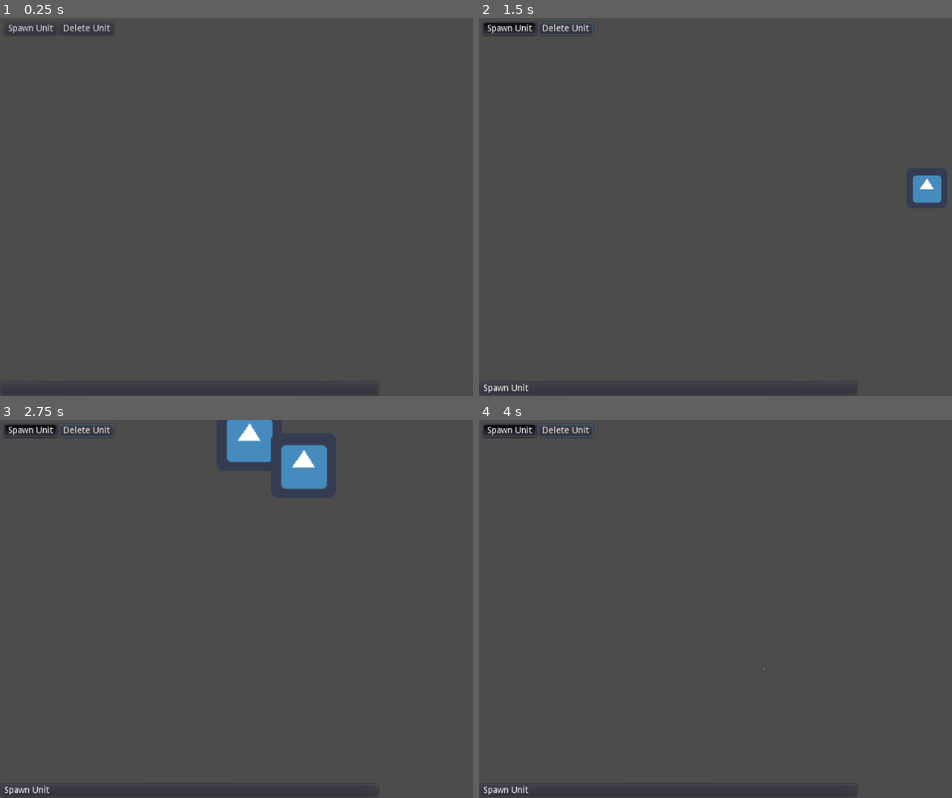
Above: before the commit, frames 1-4 (two rows, left to right).
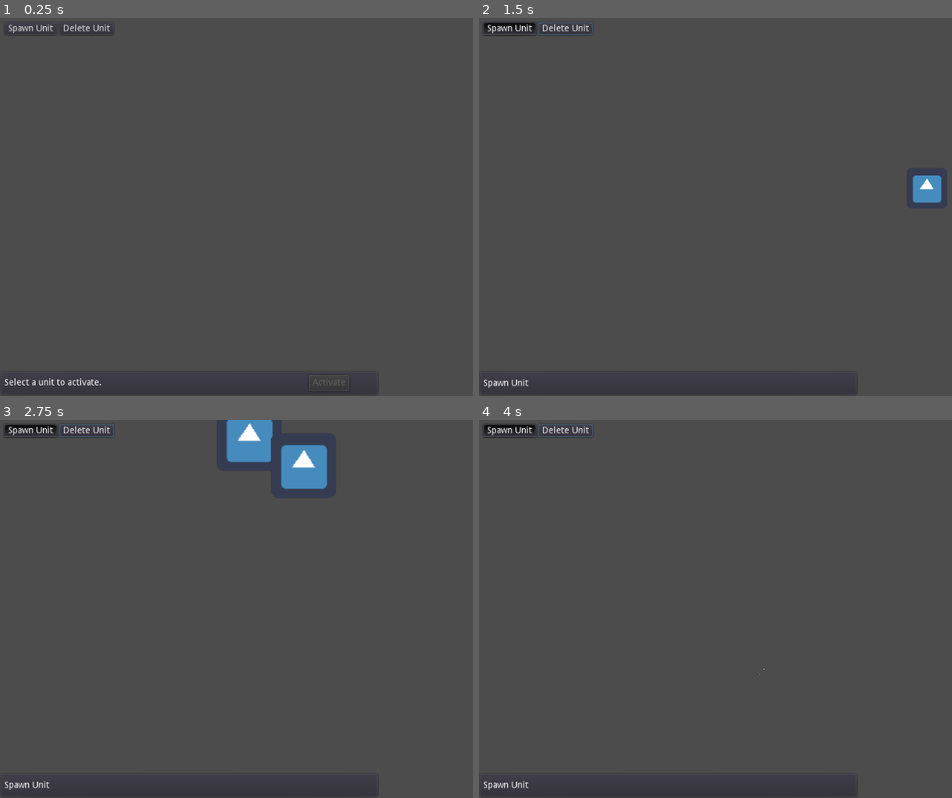
Above: after the commit, the same moments.

Repository: mwerezak/godot-heavy-gear
Game: Godot game, scene res://scripts/MainMap.tscn
The game is run twice, just before and just after one commit, with the same random seed, the same clock (stepped at 60 frames per second) and the same inputs. The engine's default icon, where the game draws it, is replaced by a stand-in: a white triangle on a blue panel in a dark square.
Inputs (mouse positions are in pixels of both pictures, inside the frame that each line leads up to):
- Up to frame 1 (0.25 s): no input
- Up to frame 2 (1.5 s): click "Spawn Unit" at 0.5 s; tap Enter at 1.25 s; move the mouse to (942, 188) at 1.27 s; press the mouse at (942, 188) at 1.28 s; hold Right (view_pan_right) from 1.28 s (still down)
- Up to frame 3 (2.75 s): move the mouse to (335, 590) at 2.02 s; release Right (view_pan_right) at 2.03 s; release the mouse at (335, 590) at 2.03 s; hold Down (view_pan_down) from 2.03 s (still down); tap Mouse wheel up (view_zoom_in) at 2.1 s; click (335, 590) at 2.17 s
- Up to frame 4 (4 s): move the mouse to (781, 465) at 2.77 s; release Down (view_pan_down) at 2.78 s; hold Right (view_pan_right) 2.78-3.53 s; hold Mouse wheel down (view_zoom_out) 2.78-3.53 s; click (781, 465) at 2.92 s; move the mouse to (781, 601) at 3.52 s; hold W (view_pan_up) from 3.53 s (still down); click (781, 601) at 3.6 s

The runs differ from the first frame. In frame 1, 0.2% of the frame differs, in the area x 1-75%, y 94-98%; in frame 2, 0.2%; in frame 3, 0.2%; in frame 4, 0.2%.

Commit message:
Development

Diff:
--- /dev/null
+++ b/game/scripts/GUI/MessageBoxStyle.tres
@@ -0,0 +1,30 @@
+[gd_resource type="StyleBoxFlat" format=2]
+
+[resource]
+
+content_margin_left = 3.0
+content_margin_right = 3.0
+content_margin_top = 3.0
+content_margin_bottom = 3.0
+bg_color = Color( 0.188235, 0.188235, 0.188235, 0.188235 )
+draw_center = true
+border_width_left = 3
+border_width_top = 3
+border_width_right = 3
+border_width_bottom = 3
+border_color = Color( 0.8, 0.8, 0.8, 0 )
+border_blend = true
+corner_radius_top_left = 0
+corner_radius_top_right = 0
+corner_radius_bottom_right = 0
+corner_radius_bottom_left = 0
+corner_detail = 8
+expand_margin_left = 0.0
+expand_margin_right = 0.0
+expand_margin_top = 0.0
+expand_margin_bottom = 0.0
+shadow_color = Color( 0, 0, 0, 0.6 )
+shadow_size = 0
+anti_aliasing = true
+anti_aliasing_size = 1
+_sections_unfolded = [ "Border", "Border Width", "Content Margin" ]
--- /dev/null
+++ b/game/scripts/GUI/MessagePanel.tscn
@@ -0,0 +1,378 @@
+[gd_scene load_steps=2 format=2]
+
+[ext_resource path="res://scripts/GUI/MessageBoxStyle.tres" type="StyleBox" id=1]
+
+[node name="MessagePanel" type="PanelContainer" index="0"]
+
+anchor_left = 0.0
+anchor_top = 0.0
+anchor_right = 0.0
+anchor_bottom = 0.0
+margin_right = 425.0
+margin_bottom = 175.0
+rect_pivot_offset = Vector2( 0, 0 )
+rect_clip_content = false
+mouse_filter = 0
+mouse_default_cursor_shape = 0
+size_flags_horizontal = 1
+size_flags_vertical = 1
+custom_styles/panel = ExtResource( 1 )
+_sections_unfolded = [ "custom_styles" ]
+
+[node name="ScrollContainer" type="ScrollContainer" parent="." index="0"]
+
+anchor_left = 0.0
+anchor_top = 0.0
+anchor_right = 0.0
+anchor_bottom = 0.0
+margin_left = 3.0
+margin_top = 3.0
+margin_right = 422.0
+margin_bottom = 172.0
+rect_pivot_offset = Vector2( 0, 0 )
+rect_clip_content = true
+mouse_filter = 0
+mouse_default_cursor_shape = 0
+size_flags_horizontal = 3
+size_flags_vertical = 3
+scroll_horizontal_enabled = true
+scroll_horizontal = 0
+scroll_vertical_enabled = true
+scroll_vertical = 0
+_sections_unfolded = [ "Margin", "Size Flags" ]
+
+[node name="VBoxContainer" type="VBoxContainer" parent="ScrollContainer" index="0"]
+
+anchor_left = 0.0
+anchor_top = 0.0
+anchor_right = 0.0
+anchor_bottom = 0.0
+margin_right = 407.0
+margin_bottom = 284.0
+rect_pivot_offset = Vector2( 0, 0 )
+rect_clip_content = false
+mouse_filter = 1
+mouse_default_cursor_shape = 0
+size_flags_horizontal = 3
+size_flags_vertical = 3
+alignment = 0
+_sections_unfolded = [ "Margin", "Size Flags" ]
+
+[node name="Label" type="Label" parent="ScrollContainer/VBoxContainer" index="0"]
+
+anchor_left = 0.0
+anchor_top = 0.0
+anchor_right = 0.0
+anchor_bottom = 0.0
+margin_right = 407.0
+margin_bottom = 14.0
+rect_pivot_offset = Vector2( 0, 0 )
+rect_clip_content = false
+mouse_filter = 2
+mouse_default_cursor_shape = 0
+size_flags_horizontal = 1
+size_flags_vertical = 4
+text = "This is a test message."
+percent_visible = 1.0
+lines_skipped = 0
+max_lines_visible = -1
+
+[node name="Label2" type="Label" parent="ScrollContainer/VBoxContainer" index="1"]
+
+anchor_left = 0.0
+anchor_top = 0.0
+anchor_right = 0.0
+anchor_bottom = 0.0
+margin_top = 18.0
+margin_right = 407.0
+margin_bottom = 32.0
+rect_pivot_offset = Vector2( 0, 0 )
+rect_clip_content = false
+mouse_filter = 2
+mouse_default_cursor_shape = 0
+size_flags_horizontal = 1
+size_flags_vertical = 4
+text = "This is a test message."
+percent_visible = 1.0
+lines_skipped = 0
+max_lines_visible = -1
+
+[node name="Label3" type="Label" parent="ScrollContainer/VBoxContainer" index="2"]
+
+anchor_left = 0.0
+anchor_top = 0.0
+anchor_right = 0.0
+anchor_bottom = 0.0
+margin_top = 36.0
+margin_right = 407.0
+margin_bottom = 50.0
+rect_pivot_offset = Vector2( 0, 0 )
+rect_clip_content = false
+mouse_filter = 2
+mouse_default_cursor_shape = 0
+size_flags_horizontal = 1
+size_flags_vertical = 4
+text = "This is a test message."
+percent_visible = 1.0
+lines_skipped = 0
+max_lines_visible = -1
+
+[node name="Label4" type="Label" parent="ScrollContainer/VBoxContainer" index="3"]
+
+anchor_left = 0.0
+anchor_top = 0.0
+anchor_right = 0.0
+anchor_bottom = 0.0
+margin_top = 54.0
+margin_right = 407.0
+margin_bottom = 68.0
+rect_pivot_offset = Vector2( 0, 0 )
+rect_clip_content = false
+mouse_filter = 2
+mouse_default_cursor_shape = 0
+size_flags_horizontal = 1
+size_flags_vertical = 4
+text = "This is a test message."
+percent_visible = 1.0
+lines_skipped = 0
+max_lines_visible = -1
+
+[node name="Label5" type="Label" parent="ScrollContainer/VBoxContainer" index="4"]
+
+anchor_left = 0.0
+anchor_top = 0.0
+anchor_right = 0.0
+anchor_bottom = 0.0
+margin_top = 72.0
+margin_right = 407.0
+margin_bottom = 86.0
+rect_pivot_offset = Vector2( 0, 0 )
+rect_clip_content = false
+mouse_filter = 2
+mouse_default_cursor_shape = 0
+size_flags_horizontal = 1
+size_flags_vertical = 4
+text = "This is a test message."
+percent_visible = 1.0
+lines_skipped = 0
+max_lines_visible = -1
+
+[node name="Label6" type="Label" parent="ScrollContainer/VBoxContainer" index="5"]
+
+anchor_left = 0.0
+anchor_top = 0.0
+anchor_right = 0.0
+anchor_bottom = 0.0
+margin_top = 90.0
+margin_right = 407.0
+margin_bottom = 104.0
+rect_pivot_offset = Vector2( 0, 0 )
+rect_clip_content = false
+mouse_filter = 2
+mouse_default_cursor_shape = 0
+size_flags_horizontal = 1
+size_flags_vertical = 4
+text = "This is a test message."
+percent_visible = 1.0
+lines_skipped = 0
+max_lines_visible = -1
+
+[node name="Label7" type="Label" parent="ScrollContainer/VBoxContainer" index="6"]
+
+anchor_left = 0.0
+anchor_top = 0.0
+anchor_right = 0.0
+anchor_bottom = 0.0
+margin_top = 108.0
+margin_right = 407.0
+margin_bottom = 122.0
+rect_pivot_offset = Vector2( 0, 0 )
+rect_clip_content = false
+mouse_filter = 2
+mouse_default_cursor_shape = 0
+size_flags_horizontal = 1
+size_flags_vertical = 4
+text = "This is a test message."
+percent_visible = 1.0
+lines_skipped = 0
+max_lines_visible = -1
+
+[node name="Label8" type="Label" parent="ScrollContainer/VBoxContainer" index="7"]
+
+anchor_left = 0.0
+anchor_top = 0.0
+anchor_right = 0.0
+anchor_bottom = 0.0
+margin_top = 126.0
+margin_right = 407.0
+margin_bottom = 140.0
+rect_pivot_offset = Vector2( 0, 0 )
+rect_clip_content = false
+mouse_filter = 2
+mouse_default_cursor_shape = 0
+size_flags_horizontal = 1
+size_flags_vertical = 4
+text = "This is a test message."
+percent_visible = 1.0
+lines_skipped = 0
+max_lines_visible = -1
+
+[node name="Label9" type="Label" parent="ScrollContainer/VBoxContainer" index="8"]
+
+anchor_left = 0.0
+anchor_top = 0.0
+anchor_right = 0.0
+anchor_bottom = 0.0
+margin_top = 144.0
+margin_right = 407.0
+margin_bottom = 158.0
+rect_pivot_offset = Vector2( 0, 0 )
+rect_clip_content = false
+mouse_filter = 2
+mouse_default_cursor_shape = 0
+size_flags_horizontal = 1
+size_flags_vertical = 4
+text = "This is a test message."
+percent_visible = 1.0
+lines_skipped = 0
+max_lines_visible = -1
+
+[node name="Label10" type="Label" parent="ScrollContainer/VBoxContainer" index="9"]
+
+anchor_left = 0.0
+anchor_top = 0.0
+anchor_right = 0.0
+anchor_bottom = 0.0
+margin_top = 162.0
+margin_right = 407.0
+margin_bottom = 176.0
+rect_pivot_offset = Vector2( 0, 0 )
+rect_clip_content = false
+mouse_filter = 2
+mouse_default_cursor_shape = 0
+size_flags_horizontal = 1
+size_flags_vertical = 4
+text = "This is a test message."
+percent_visible = 1.0
+lines_skipped = 0
+max_lines_visible = -1
+
+[node name="Label11" type="Label" parent="ScrollContainer/VBoxContainer" index="10"]
+
+anchor_left = 0.0
+anchor_top = 0.0
+anchor_right = 0.0
+anchor_bottom = 0.0
+margin_top = 180.0
+margin_right = 407.0
+margin_bottom = 194.0
+rect_pivot_offset = Vector2( 0, 0 )
+rect_clip_content = false
+mouse_filter = 2
+mouse_default_cursor_shape = 0
+size_flags_horizontal = 1
+size_flags_vertical = 4
+text = "This is a test message."
+percent_visible = 1.0
+lines_skipped = 0
+max_lines_visible = -1
+
+[node name="Label12" type="Label" parent="ScrollContainer/VBoxContainer" index="11"]
+
+anchor_left = 0.0
+anchor_top = 0.0
+anchor_right = 0.0
+anchor_bottom = 0.0
+margin_top = 198.0
+margin_right = 407.0
+margin_bottom = 212.0
+rect_pivot_offset = Vector2( 0, 0 )
+rect_clip_content = false
+mouse_filter = 2
+mouse_default_cursor_shape = 0
+size_flags_horizontal = 1
+size_flags_vertical = 4
+text = "This is a test message."
+percent_visible = 1.0
+lines_skipped = 0
+max_lines_visible = -1
+
+[node name="Label13" type="Label" parent="ScrollContainer/VBoxContainer" index="12"]
+
+anchor_left = 0.0
+anchor_top = 0.0
+anchor_right = 0.0
+anchor_bottom = 0.0
+margin_top = 216.0
+margin_right = 407.0
+margin_bottom = 230.0
+rect_pivot_offset = Vector2( 0, 0 )
+rect_clip_content = false
+mouse_filter = 2
+mouse_default_cursor_shape = 0
+size_flags_horizontal = 1
+size_flags_vertical = 4
+text = "This is a test message."
+percent_visible = 1.0
+lines_skipped = 0
+max_lines_visible = -1
+
+[node name="Label14" type="Label" parent="ScrollContainer/VBoxContainer" index="13"]
+
+anchor_left = 0.0
+anchor_top = 0.0
+anchor_right = 0.0
+anchor_bottom = 0.0
+margin_top = 234.0
+margin_right = 407.0
+margin_bottom = 248.0
+rect_pivot_offset = Vector2( 0, 0 )
+rect_clip_content = false
+mouse_filter = 2
+mouse_default_cursor_shape = 0
+size_flags_horizontal = 1
+size_flags_vertical = 4
+text = "This is a test message."
+percent_visible = 1.0
+lines_skipped = 0
+max_lines_visible = -1
+
+[node name="Label15" type="Label" parent="ScrollContainer/VBoxContainer" index="14"]
+
+anchor_left = 0.0
+anchor_top = 0.0
+anchor_right = 0.0
+anchor_bottom = 0.0
+margin_top = 252.0
+margin_right = 407.0
+margin_bottom = 266.0
+rect_pivot_offset = Vector2( 0, 0 )
+rect_clip_content = false
+mouse_filter = 2
+mouse_default_cursor_shape = 0
+size_flags_horizontal = 1
+size_flags_vertical = 4
+text = "This is a test message."
+percent_visible = 1.0
+lines_skipped = 0
+max_lines_visible = -1
+
+[node name="Label16" type="Label" parent="ScrollContainer/VBoxContainer" index="15"]
+
+anchor_left = 0.0
+anchor_top = 0.0
+anchor_right = 0.0
+anchor_bottom = 0.0
+margin_top = 270.0
+margin_right = 407.0
+margin_bottom = 284.0
+rect_pivot_offset = Vector2( 0, 0 )
+rect_clip_content = false
+mouse_filter = 2
+mouse_default_cursor_shape = 0
+size_flags_horizontal = 1
+size_flags_vertical = 4
+text = "This is a test message."
+percent_visible = 1.0
+lines_skipped = 0
+max_lines_visible = -1
--- a/game/scripts/MainMap.gd
+++ b/game/scripts/MainMap.gd
@@ -7,14 +7,18 @@
 var ui_contexts = {
 	dev_spawn_unit = preload("res://scripts/UIContext/SpawnUnitTool.tscn"),
 	dev_delete_unit = preload("res://scripts/UIContext/DeleteUnitTool.tscn"),
+
+  activate_unit = preload("res://scripts/UIContext/ActivateUnit.tscn"),
 }
 
 func _ready():
 	## load and register UI Contexts
 	for context_name in ui_contexts:
 		var instance = ui_contexts[context_name].instance()
-		instance.name = context_name
-		ui_context.register(instance)
+		ui_context.register(instance, context_name)
+
+	## load the initial context
+	ui_context.activate("activate_unit")
 
 ## capture any input events related to map objects and forward them to the ui_context
 func _unhandled_input(event):
--- a/game/scripts/MainMap.tscn
+++ b/game/scripts/MainMap.tscn
@@ -70,7 +70,5 @@
 
 [node name="UIContextPanel" parent="HUDLayer/LowerLeftPanel" index="0" instance=ExtResource( 5 )]
 
-margin_top = 16.0
-margin_bottom = 40.0
 grow_vertical = 0
 _sections_unfolded = [ "Anchor", "Grow Direction", "Margin", "Rect" ]
--- a/game/scripts/SelectableUnit.gd
+++ b/game/scripts/SelectableUnit.gd
@@ -7,3 +7,14 @@
 
 func collider_mouse_exited():
 	has_mouse = false
+
+
+
+onready var selected = $SelectedMarker
+
+func show_selected_marker(modulate=null):
+	selected.modulate = modulate if modulate else Color(1,1,1,1)
+	selected.show()
+
+func hide_selected_marker():
+	selected.hide()
--- a/game/scripts/SelectableUnit.tscn
+++ b/game/scripts/SelectableUnit.tscn
@@ -4,7 +4,7 @@
 [ext_resource path="res://icons/icon.png" type="Texture" id=2]
 [ext_resource path="res://icons/cadre_64.png" type="Texture" id=3]
 
-[node name="SelectableUnit" type="Node2D" groups=[
+[node name="SelectableUnit" type="Node2D" index="0" groups=[
 "mouse_selectable",
 ]]
 
@@ -40,7 +40,7 @@
 position = Vector2( 0, -45 )
 scale = Vector2( 0.25, 0.25 )
 texture = ExtResource( 3 )
-_sections_unfolded = [ "Transform" ]
+_sections_unfolded = [ "Transform", "Visibility" ]
 
 [connection signal="mouse_entered" from="Collider" to="." method="collider_mouse_entered"]
 
--- /dev/null
+++ b/game/scripts/UIContext/ActivateUnit.gd
@@ -0,0 +1,13 @@
+extends "UIContextBase.gd"
+
+onready var select_button = $MarginContainer/HBoxContainer/Activate
+
+var selected = null
+
+func activated(context_manager, args):
+	.activated(context_manager, args)
+
+	selected = null
+	select_button.disabled = true
+
+#func objects_input(map, objects, event):
--- /dev/null
+++ b/game/scripts/UIContext/ActivateUnit.tscn
@@ -0,0 +1,99 @@
+[gd_scene load_steps=2 format=2]
+
+[ext_resource path="res://scripts/UIContext/ActivateUnit.gd" type="Script" id=1]
+
+[node name="ActivateUnit" type="Container" index="0"]
+
+anchor_left = 0.0
+anchor_top = 0.0
+anchor_right = 0.0
+anchor_bottom = 0.0
+margin_right = 431.0
+margin_bottom = 25.0
+rect_min_size = Vector2( 300, 25 )
+rect_pivot_offset = Vector2( 0, 0 )
+rect_clip_content = false
+mouse_filter = 0
+mouse_default_cursor_shape = 0
+size_flags_horizontal = 3
+size_flags_vertical = 1
+script = ExtResource( 1 )
+_sections_unfolded = [ "Anchor", "Rect", "Size Flags" ]
+
+[node name="MarginContainer" type="MarginContainer" parent="." index="0"]
+
+anchor_left = 0.0
+anchor_top = 0.0
+anchor_right = 1.0
+anchor_bottom = 1.0
+margin_right = -40.0
+rect_pivot_offset = Vector2( 0, 0 )
+rect_clip_content = false
+mouse_filter = 0
+mouse_default_cursor_shape = 0
+size_flags_horizontal = 1
+size_flags_vertical = 1
+_sections_unfolded = [ "Margin" ]
+
+[node name="HBoxContainer" type="HBoxContainer" parent="MarginContainer" index="0"]
+
+anchor_left = 0.0
+anchor_top = 0.0
+anchor_right = 0.0
+anchor_bottom = 0.0
+margin_left = 8.0
+margin_right = 391.0
+margin_bottom = 25.0
+rect_pivot_offset = Vector2( 0, 0 )
+rect_clip_content = false
+mouse_filter = 1
+mouse_default_cursor_shape = 0
+size_flags_horizontal = 1
+size_flags_vertical = 1
+alignment = 0
+_sections_unfolded = [ "Anchor", "Grow Direction" ]
+
+[node name="Label" type="Label" parent="MarginContainer/HBoxContainer" index="0"]
+
+anchor_left = 0.0
+anchor_top = 0.0
+anchor_right = 0.0
+anchor_bottom = 0.0
+margin_top = 5.0
+margin_right = 315.0
+margin_bottom = 19.0
+rect_pivot_offset = Vector2( 0, 0 )
+rect_clip_content = false
+mouse_filter = 2
+mouse_default_cursor_shape = 0
+size_flags_horizontal = 3
+size_flags_vertical = 4
+text = "Select a unit to activate."
+percent_visible = 1.0
+lines_skipped = 0
+max_lines_visible = -1
+_sections_unfolded = [ "Size Flags" ]
+
+[node name="Activate" type="Button" parent="MarginContainer/HBoxContainer" index="1"]
+
+anchor_left = 0.0
+anchor_top = 0.0
+anchor_right = 0.0
+anchor_bottom = 0.0
+margin_left = 319.0
+margin_right = 383.0
+margin_bottom = 25.0
+rect_pivot_offset = Vector2( 0, 0 )
+rect_clip_content = false
+focus_mode = 2
+mouse_filter = 0
+mouse_default_cursor_shape = 0
+size_flags_horizontal = 1
+size_flags_vertical = 1
+toggle_mode = false
+enabled_focus_mode = 2
+shortcut = null
+group = null
+text = "Activate"
+flat = false
+align = 1
--- a/game/scripts/UIContext/DeleteUnitTool.tscn
+++ b/game/scripts/UIContext/DeleteUnitTool.tscn
@@ -5,9 +5,9 @@
 [node name="DeleteUnit" type="Container" index="0"]
 
 anchor_left = 0.0
-anchor_top = 0.5
+anchor_top = 0.0
 anchor_right = 0.0
-anchor_bottom = 0.5
+anchor_bottom = 0.0
 rect_pivot_offset = Vector2( 0, 0 )
 rect_clip_content = false
 mouse_filter = 0
--- a/game/scripts/UIContext/SpawnUnitTool.tscn
+++ b/game/scripts/UIContext/SpawnUnitTool.tscn
@@ -5,9 +5,9 @@
 [node name="SpawnUnit" type="Container" index="0"]
 
 anchor_left = 0.0
-anchor_top = 0.5
+anchor_top = 0.0
 anchor_right = 0.0
-anchor_bottom = 0.5
+anchor_bottom = 0.0
 rect_pivot_offset = Vector2( 0, 0 )
 rect_clip_content = false
 mouse_filter = 0
@@ -15,7 +15,7 @@
 size_flags_horizontal = 1
 size_flags_vertical = 1
 script = ExtResource( 1 )
-_sections_unfolded = [ "Anchor", "Grow Direction", "Margin", "Rect" ]
+_sections_unfolded = [ "Anchor", "Grow Direction", "Margin" ]
 
 [node name="Label" type="Label" parent="." index="0"]
 
--- a/game/scripts/UIContext/UIContextBase.gd
+++ b/game/scripts/UIContext/UIContextBase.gd
@@ -5,7 +5,7 @@
 func _ready():
 	hide()
 
-func activated(context_manager):
+func activated(context_manager, args):
 	show()
 
 func deactivated(context_manager):
--- a/game/scripts/UIContext/UIContextManager.gd
+++ b/game/scripts/UIContext/UIContextManager.gd
@@ -5,13 +5,17 @@
 var ui_contexts = {}
 var context_stack = []
 
-func register(ui_context):
-	assert(!ui_contexts.has(ui_context.name))
-	ui_contexts[ui_context.name] = ui_context
+func register(ui_context, context_name):
+	assert(!ui_contexts.has(context_name))
+	print(context_name)
+	ui_contexts[context_name] = ui_context
+	ui_context.name = context_name
 	ui_context.hide()
 	container.add_child(ui_context)
 
-func activate(context_name):
+func activate(context_name, activation_args=null):
+	activation_args = activation_args if activation_args else {}
+
 	if is_active_or_suspended(context_name):
 		return
 
@@ -21,7 +25,7 @@
 
 	var next_context = ui_contexts[context_name]
 	context_stack.push_back(next_context)
-	next_context.activated(self)
+	next_context.activated(self, activation_args)
 
 func deactivate(context_name):
 	if !context_name:
--- a/game/scripts/UIContext/UIContextPanel.tscn
+++ b/game/scripts/UIContext/UIContextPanel.tscn
@@ -9,8 +9,8 @@
 anchor_right = 0.0
 anchor_bottom = 0.0
 margin_right = 600.0
-margin_bottom = 24.0
-rect_min_size = Vector2( 600, 24 )
+margin_bottom = 40.0
+rect_min_size = Vector2( 600, 40 )
 rect_pivot_offset = Vector2( 0, 0 )
 rect_clip_content = false
 mouse_filter = 0
@@ -18,7 +18,7 @@
 size_flags_horizontal = 1
 size_flags_vertical = 1
 script = ExtResource( 1 )
-_sections_unfolded = [ "Margin", "Rect" ]
+_sections_unfolded = [ "Rect" ]
 
 [node name="VBoxContainer" type="VBoxContainer" parent="." index="0"]
 
@@ -29,7 +29,7 @@
 margin_left = 7.0
 margin_top = 7.0
 margin_right = 593.0
-margin_bottom = 17.0
+margin_bottom = 33.0
 rect_pivot_offset = Vector2( 0, 0 )
 rect_clip_content = false
 mouse_filter = 1
@@ -37,4 +37,4 @@
 size_flags_horizontal = 1
 size_flags_vertical = 1
 alignment = 1
-_sections_unfolded = [ "Anchor", "Size Flags" ]
+_sections_unfolded = [ "Anchor" ]
